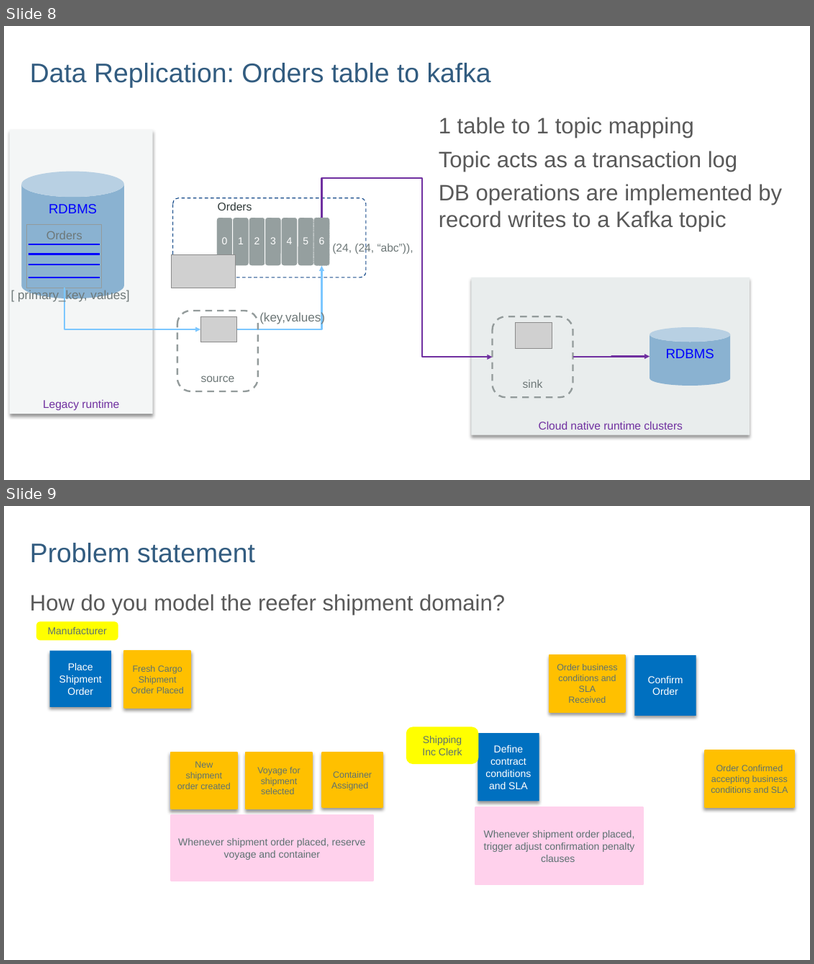
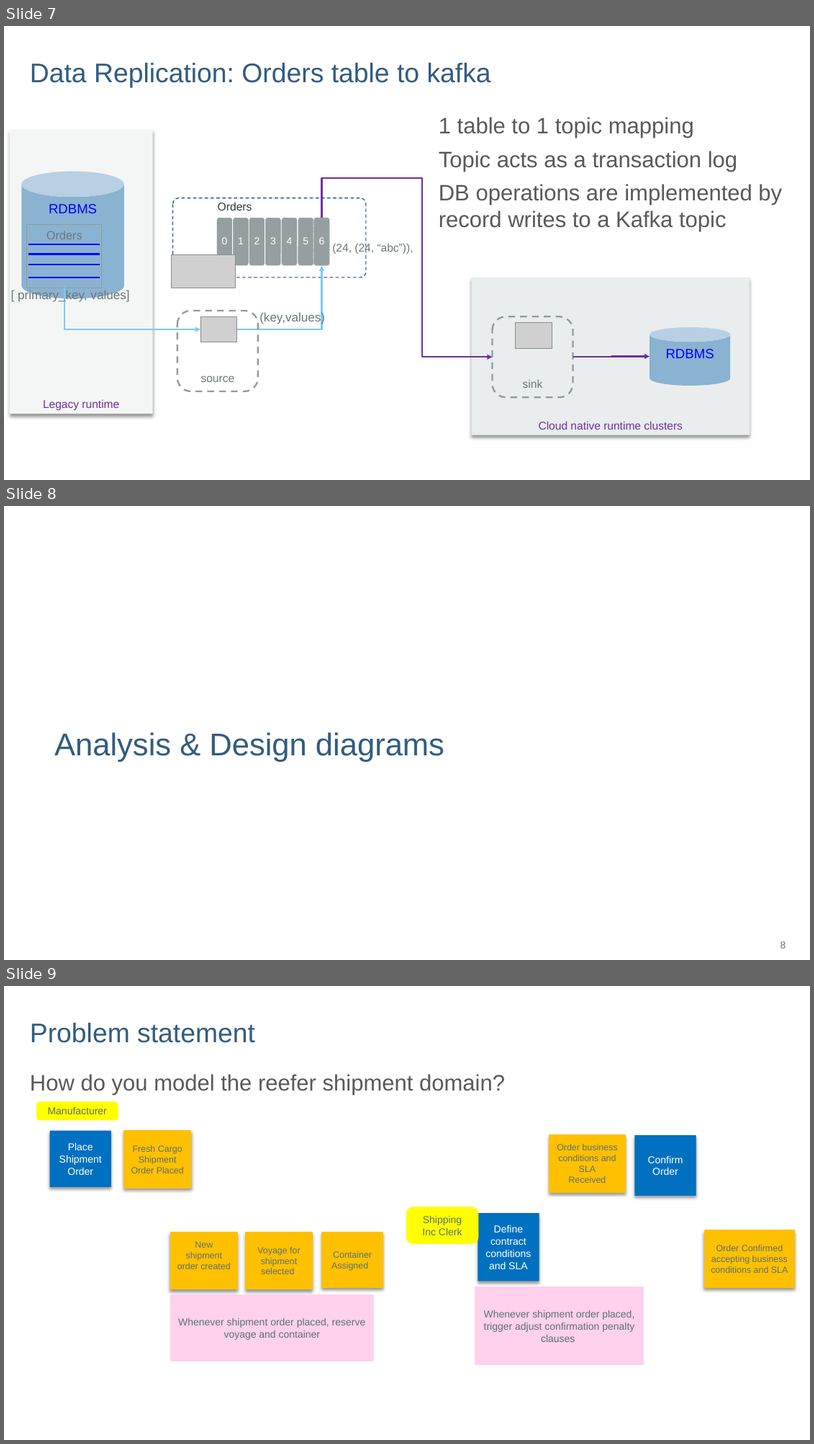
Before and after one commit to matthewpwilson/refarch-kc-order-ms, a slide deck: kc-order-diagrams.pptx. Shown one above the other, each under a label of ours: slides 8 and 9 before the commit, slides 7, 8 and 9 after it. The pictures are 814x964 and 814x1444 pixels, drawn with LibreOffice and Linux fonts; fonts in the diff are those of the drawing; grey boxes stand for pictures; background and template pictures are left out. Boxes give left, top, right and bottom in pixels: in the first picture for what was removed or moved away, otherwise in the second. Text is boxed around its words. In the diff, an @@ line names an element or a change of style, - is before the commit and + after.

```diff
--- a/kc-order-diagrams.pptx
+++ b/kc-order-diagrams.pptx
@@ slide 8 added at (4,506,810,960), background #FFFFFF @@
@@ title added at (54,732,445,762), 37.3 pt, text #325C80 @@
+Analysis & Design diagrams
@@ page number added at (781,941,787,948), 12 pt, text #6D7777 @@
+8
@@ what was slide 8 is now slide 7 @@
```
Also in this commit, not shown: 3 slides changed, 2 other slides added, 12 slides removed, 6 other files.
